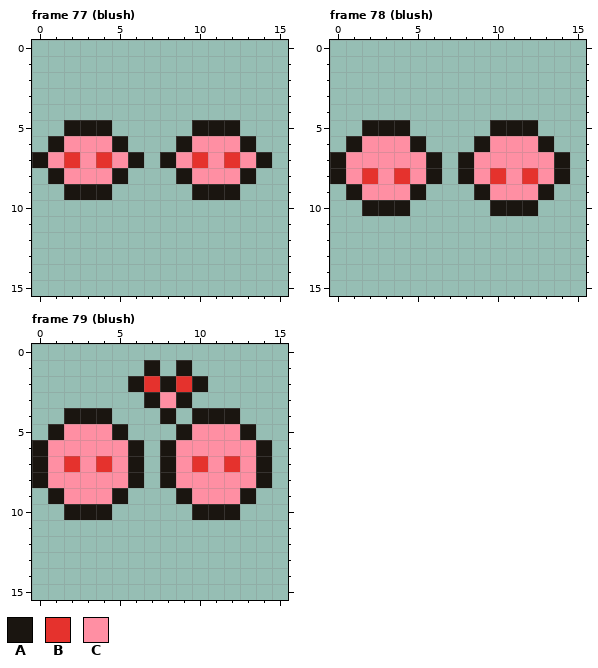
One commit to this pixel-art file: public/sprites/fx/emotes.aseprite. Above, as it was before the edit.
16x16 pixels, 85 frames. Shown: frame 77 (blush), frame 78 (blush), frame 79 (blush).
Palette (. is transparent): A #1a1510  B #e5322d  C #ff8fa3
Pixels before, frame 77 (blush), first column x 0:
 5 ..AAA.....AAA..
 6 .ACCCA...ACCCA.
 7 ACBCBCA.ACBCBCA
 8 .ACCCA...ACCCA.
 9 ..AAA.....AAA..
Pixels before, frame 78 (blush), first column x 0:
 5 ..AAA.....AAA..
 6 .ACCCA...ACCCA.
 7 ACCCCCA.ACCCCCA
 8 ACBCBCA.ACBCBCA
 9 .ACCCA...ACCCA.
10 ..AAA.....AAA..
Pixels before, frame 79 (blush), first column x 0:
 1 .......A.A.....
 2 ......ABABA....
 3 .......ACA.....
 4 ..AAA...A.AAA..
 5 .ACCCA...ACCCA.
 6 ACCCCCA.ACCCCCA
 7 ACBCBCA.ACBCBCA
 8 ACCCCCA.ACCCCCA
 9 .ACCCA...ACCCA.
10 ..AAA.....AAA..
Once edited:
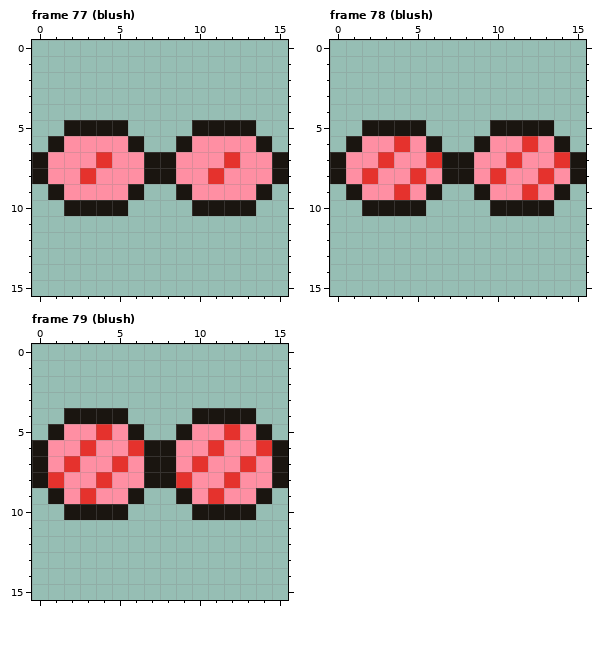
Commit message: fix(canvas): blush emote reads as cheek blush, not a snout Two hatched rosy ovals with no dark dots, deepening over the three frames.
Diff:
Frame 77 (blush):
Colour A now appears in row 5 at x 5 and 13; in row 6 at x 6 and 14; in row 7 at x 7 and 15; in row 8 at x 0, 7 to 8 and 15; in row 9 at x 1, 6, 9 and 14; in row 10 at x 2 to 5 and 10 to 13.
The author changed colour C to colour B in row 8 at x 3 and 11.
Colour C now appears in row 8 at x 6 and 14; in row 9 at x 5 and 13.
The author changed colour A to colour C in row 6 at x 5 and 13; in row 7 at x 6 and 14; in row 8 at x 1, 5, 9 and 13; in row 9 at x 2 to 4 and 10 to 12.
The author changed colour B to colour C in row 7 at x 2 and 10.
Frame 78 (blush):
Colour A now appears in row 5 at x 5 and 13; in row 6 at x 6 and 14; in rows 7 to 8 at x 7 and 15; in row 9 at x 6 and 14; in row 10 at x 5 and 13.
The author changed colour A to colour B in row 7 at x 6 and 14.
The author changed colour C to colour B in row 6 at x 4 and 12; in row 7 at x 3 and 11; in row 8 at x 5 and 13; in row 9 at x 4 and 12.
The author changed colour A to colour C in row 6 at x 5 and 13; in row 8 at x 6 and 14; in row 9 at x 5 and 13.
The author changed colour B to colour C in row 8 at x 4 and 12.
Frame 79 (blush):
Colour A now appears in row 4 at x 5 and 13; in row 5 at x 6 and 14; in rows 6 to 8 at x 7 and 15; in row 9 at x 6 and 14; in row 10 at x 5 and 13.
The author changed colour A to colour B in row 6 at x 6 and 14.
The author changed colour C to colour B in row 5 at x 4 and 12; in row 6 at x 3 and 11; in row 7 at x 5 and 13; in row 8 at x 1, 4, 9 and 12; in row 9 at x 3 and 11.
The author changed colour A to colour C in row 5 at x 5 and 13; in rows 7 to 8 at x 6 and 14; in row 9 at x 5 and 13.
The author changed colour B to colour C in row 7 at x 4 and 12.
The author cleared colour A in row 1 at x 7 and 9; in row 2 at x 6, 8 and 10; in row 3 at x 7 and 9; in row 4 at x 8.
The author cleared colour B in row 2 at x 7 and 9.
The author cleared colour C in row 3 at x 8.
Pixel boxes of the changes (left, top, right, bottom) in both pictures:
changed: (32, 120, 288, 216)
changed: (378, 120, 586, 216)
changed: (48, 360, 288, 520)
